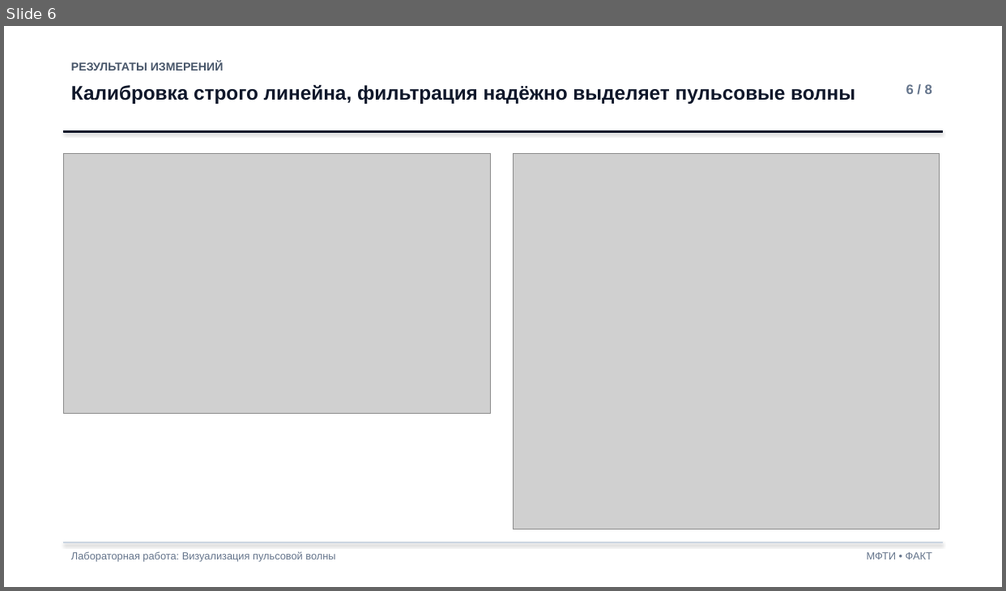
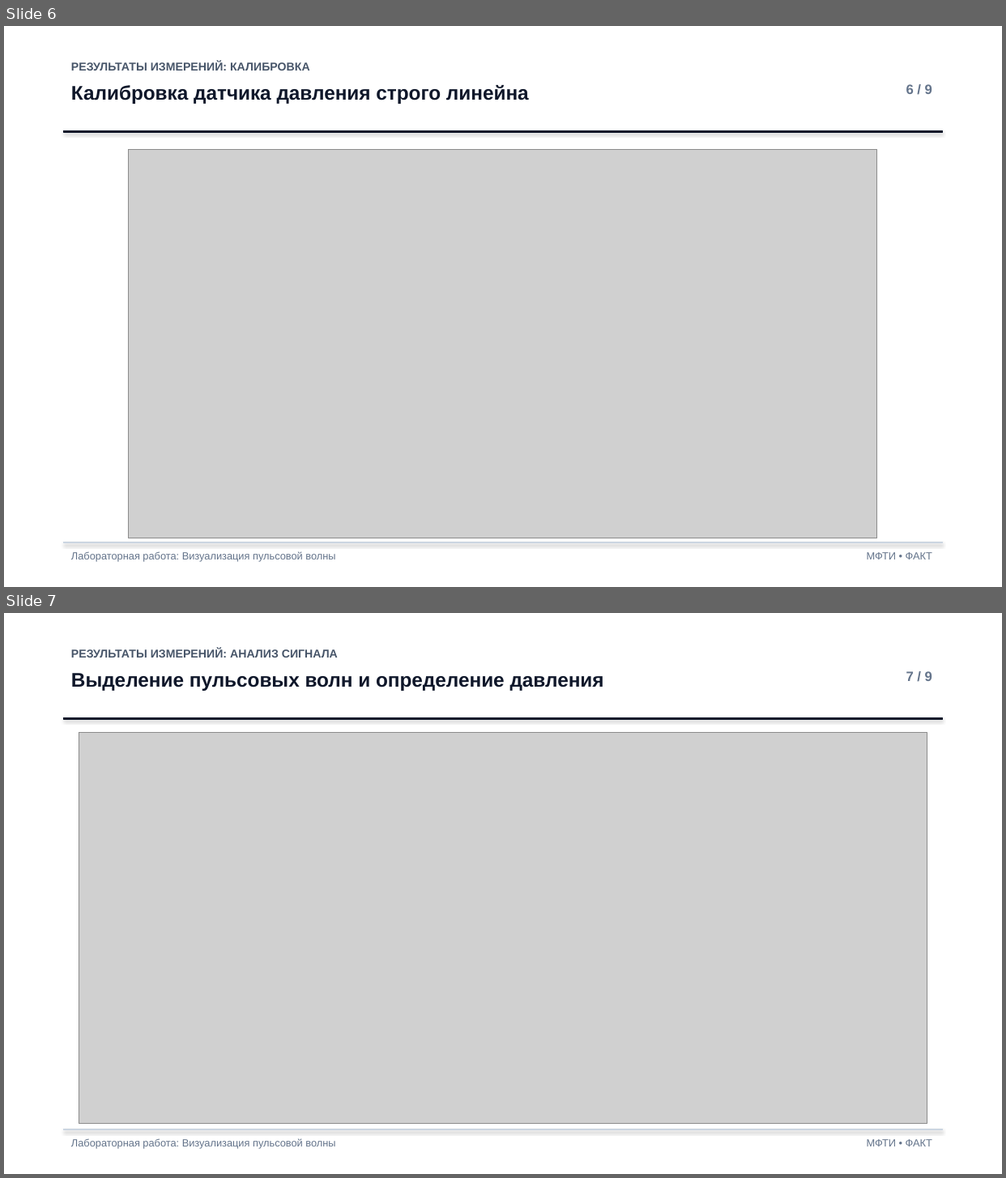
Before and after one commit to feliksnuergaliev/bloodlab, a slide deck: blood/report/presentation.pptx. Shown one above the other, each under a label of ours: slide 6 before the commit, slides 6 and 7 after it. The pictures are 1006x591 and 1006x1178 pixels, drawn with LibreOffice and Linux fonts; fonts in the diff are those of the drawing; grey boxes stand for pictures. Boxes give left, top, right and bottom in pixels: in the first picture for what was removed or moved away, otherwise in the second. Text is boxed around its words. In the diff, an @@ line names an element or a change of style, - is before the commit and + after.

```diff
--- a/blood/report/presentation.pptx
+++ b/blood/report/presentation.pptx
@@ slide 7 added at <box>4,613,1002,1174</box>, background #FFFFFF @@
@@ text added at <box>71,649,338,658</box>, 11 pt, text #475569, bold @@
+РЕЗУЛЬТАТЫ ИЗМЕРЕНИЙ: АНАЛИЗ СИГНАЛА
@@ text added at <box>71,673,604,691</box>, 19 pt, text #0F172A, bold @@
+Выделение пульсовых волн и определение давления
@@ text added at <box>906,671,932,681</box>, 13 pt, text #64748B, bold @@
+7 / 9
@@ rectangle added at <box>64,717,942,719</box>, fill #0F172A, outline #0F172A 0.75 pt @@
@@ picture added at <box>79,733,927,1123</box> @@
@@ rectangle added at <box>64,1130,942,1131</box>, fill #CBD5E1, outline #CBD5E1 0.75 pt @@
@@ text added at <box>71,1139,335,1149</box>, 10 pt, text #64748B @@
+Лабораторная работа: Визуализация пульсовой волны
@@ text added at <box>867,1139,932,1147</box>, 10 pt, text #64748B @@
+МФТИ • ФАКТ
@@ slide 6 changed as well @@
@@ text at <box>71,62,310,71</box>: text changed @@
-РЕЗУЛЬТАТЫ ИЗМЕРЕНИЙ
+РЕЗУЛЬТАТЫ ИЗМЕРЕНИЙ: КАЛИБРОВКА
@@ text at <box>71,85,529,104</box>: text changed @@
-Калибровка строго линейна, фильтрация надёжно выделяет пульсовые волны
+Калибровка датчика давления строго линейна
@@ picture: place and size @@
-picture at <box>64,153,491,414</box>
+picture at <box>129,149,878,539</box>
@@ picture removed at <box>513,153,940,530</box> @@
```
Also in this commit, not shown: 7 other slides changed, 1 other file.
